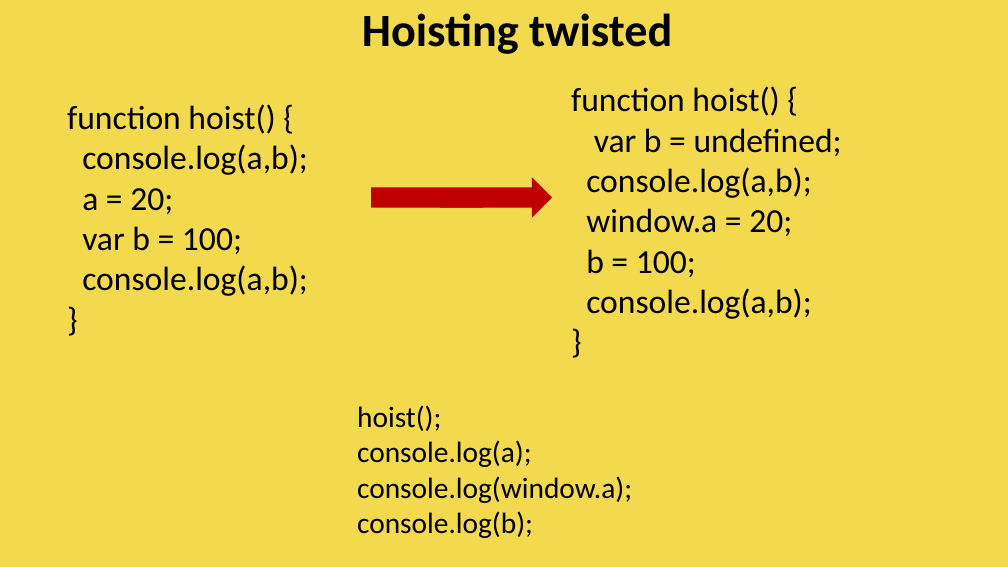
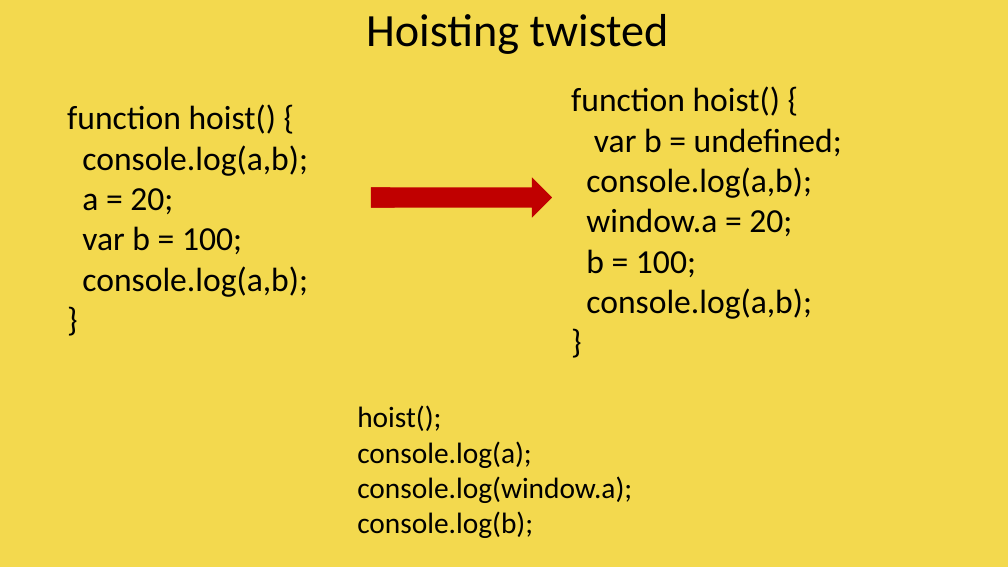
Before and after one commit to vishwanantha/javascript-101, a slide deck: slide 24 of ppt/001 - DataTypes.pptx. Drawn at 1008x567 pixels with LibreOffice and Linux fonts; fonts in the diff are those of the drawing. Boxes give left, top, right and bottom in pixels: in the first picture for what was removed or moved away, otherwise in the second. Text is boxed around its words. In the diff, an @@ line names an element or a change of style, - is before the commit and + after.

```diff
--- a/ppt/001 - DataTypes.pptx
+++ b/ppt/001 - DataTypes.pptx
@@ text "Hoisting twisted" at <box>366,14,669,54</box>: bold off @@
```
Also in this commit, not shown: 38 other slides changed, 1 slide added.
